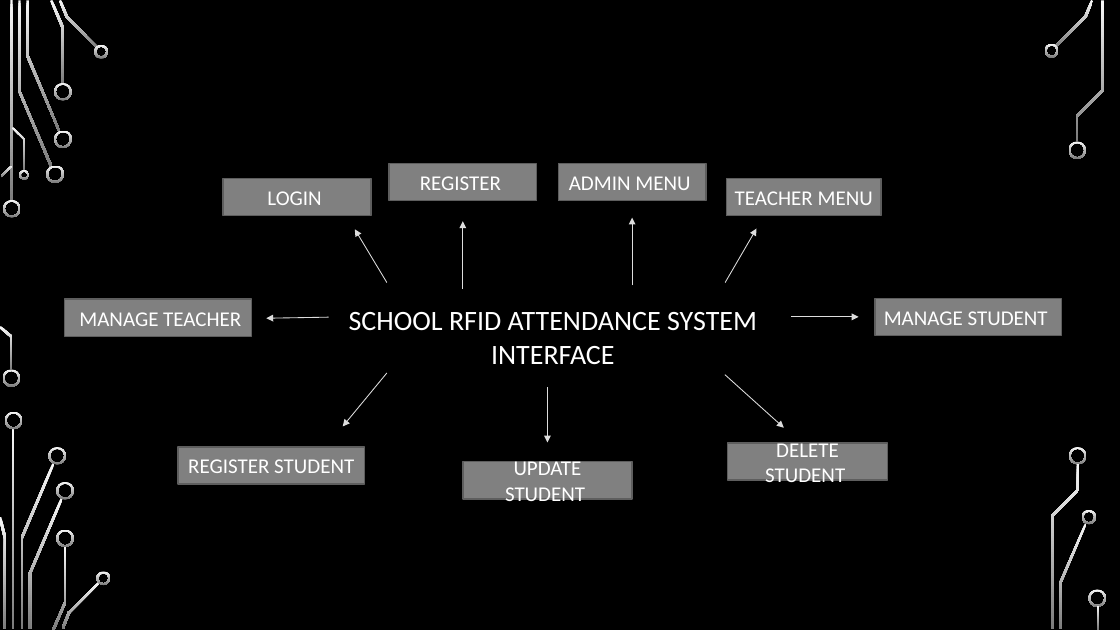
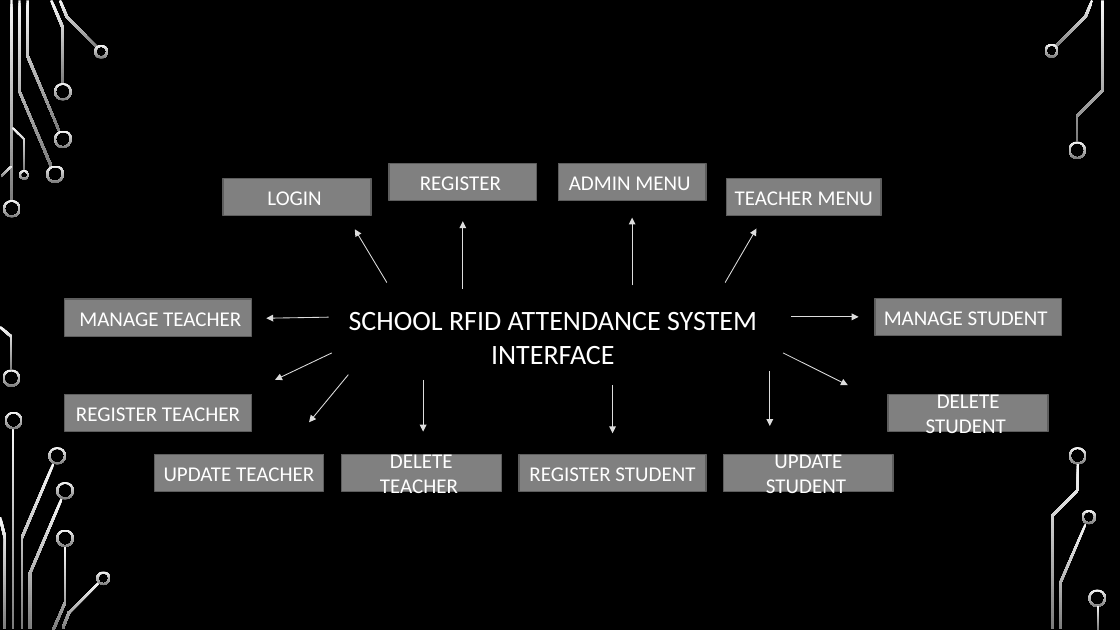
Before and after one commit to FarissAdnann/FYPGROUP2, a slide deck: slide 1 of Interface/INTERFACE.pptx. Drawn at 1120x630 pixels with LibreOffice and Linux fonts; fonts in the diff are those of the drawing; background and template pictures are left out. Boxes give left, top, right and bottom in pixels: in the first picture for what was removed or moved away, otherwise in the second. Text is boxed around its words. In the diff, an @@ line names an element or a change of style, - is before the commit and + after.

```diff
--- a/Interface/INTERFACE.pptx
+++ b/Interface/INTERFACE.pptx
@@ arrow moved from (387, 373) - (343, 427) to (332, 353) - (275, 380) @@
@@ arrow moved from (725, 375) - (784, 428) to (783, 353) - (848, 386) @@
@@ arrow added from (349, 375) to (309, 423), #DDDDDD 0.75 pt @@
@@ arrow moved from (548, 387) - (548, 443) to (423, 380) - (423, 432) @@
@@ arrow added from (613, 386) to (613, 434), #DDDDDD 0.75 pt @@
@@ arrow added from (770, 371) to (770, 426), #DDDDDD 0.75 pt @@
@@ action button blank added at box(65, 394, 252, 431), fill #808080, outline #5F5F5F 1.25 pt, 18 pt, text #FFFFFF @@
+REGISTER TEACHER
@@ action button blank "DELETE STUDENT": place and size @@
-action button blank "DELETE STUDENT" at box(728, 443, 888, 480)
+action button blank "DELETE STUDENT" at box(888, 394, 1049, 431)
@@ action button blank added at box(155, 455, 324, 492), fill #808080, outline #5F5F5F 1.25 pt, 18 pt, text #FFFFFF @@
+UPDATE TEACHER
@@ action button blank added at box(341, 455, 502, 492), fill #808080, outline #5F5F5F 1.25 pt, 18 pt, text #FFFFFF @@
+DELETE TEACHER
@@ action button blank "REGISTER STUDENT": place and size @@
-action button blank "REGISTER STUDENT" at box(178, 447, 365, 484)
+action button blank "REGISTER STUDENT" at box(519, 455, 707, 492)
@@ action button blank "UPDATE STUDENT": place and size @@
-action button blank "UPDATE STUDENT" at box(463, 462, 633, 499)
+action button blank "UPDATE STUDENT" at box(724, 455, 894, 492)
```
Also in this commit, not shown: 3 other slides changed, 3 slides added, 6 other files.
